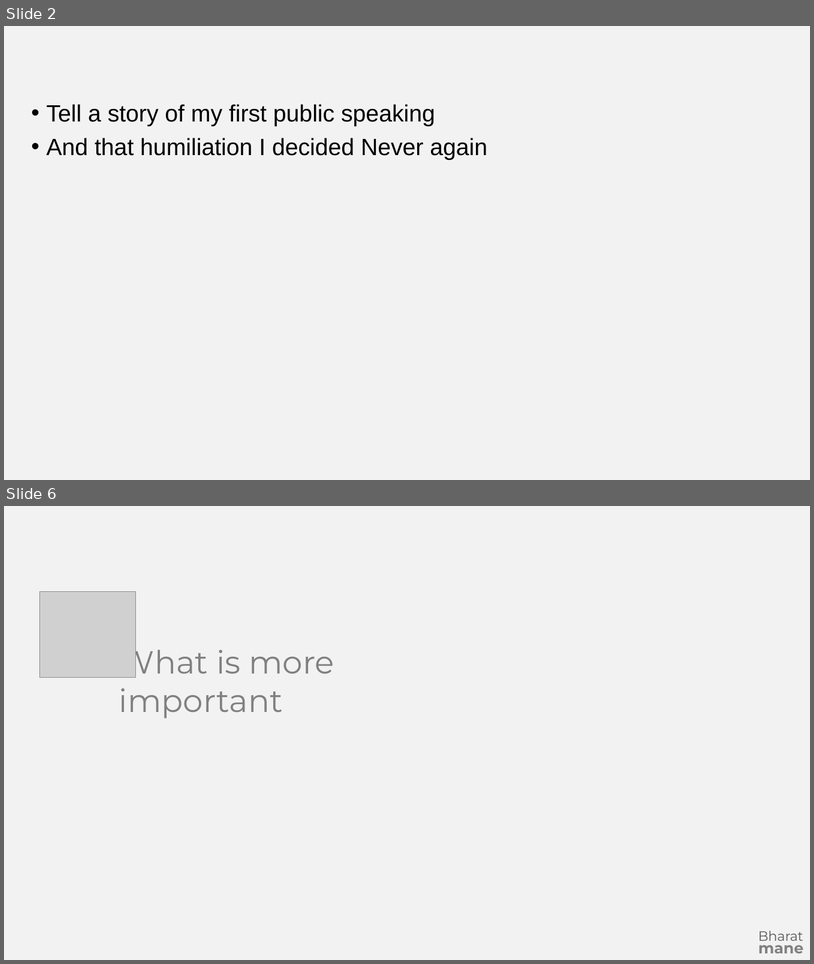
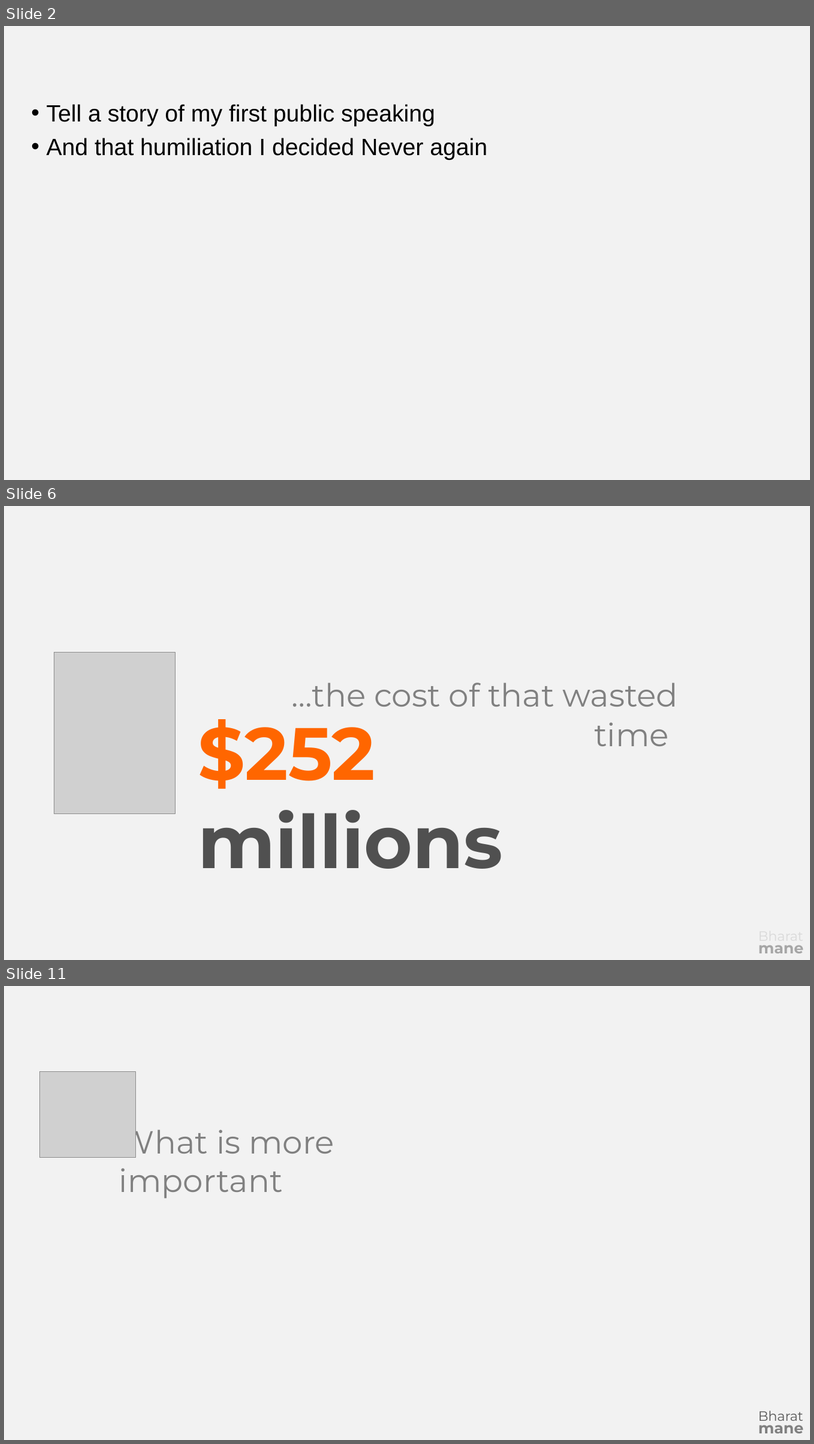
Before and after one commit to bharatmane/presentations, a slide deck: The Art of Presentation/The Art of Presentation.pptx. Shown one above the other, each under a label of ours: slides 2 and 6 before the commit, slides 2, 6 and 11 after it; the slides between them are not shown. The pictures are 814x964 and 814x1444 pixels, drawn with LibreOffice and Linux fonts; fonts in the diff are those of the drawing; grey boxes stand for pictures. Boxes give left, top, right and bottom in pixels: in the first picture for what was removed or moved away, otherwise in the second. Text is boxed around its words. In the diff, an @@ line names an element or a change of style, - is before the commit and + after.

```diff
--- a/The Art of Presentation/The Art of Presentation.pptx
+++ b/The Art of Presentation/The Art of Presentation.pptx
@@ slide 6 added at (x1=4, y1=506, x2=810, y2=960), background #F2F2F2 @@
@@ picture added at (x1=54, y1=652, x2=175, y2=814) @@
@@ text added at (x1=292, y1=682, x2=678, y2=746), 38 pt, text #808080 @@
+…the cost of that wasted time
@@ text added at (x1=198, y1=719, x2=503, y2=868), 88 pt, text #505050, bold @@
+$252 millions
@@ text added at (x1=759, y1=945, x2=804, y2=953), 18 pt, text #A6A6A6, bold @@
+mane
@@ what was slide 6 is now slide 11 @@
```
Also in this commit, not shown: 7 slides changed, 6 other slides added.
